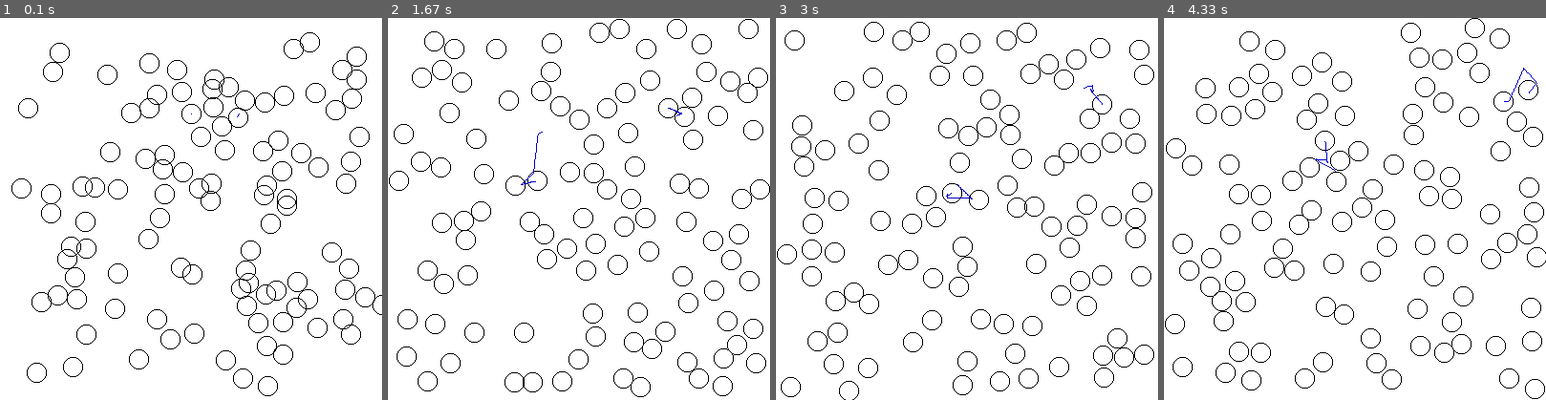
Above: before the commit, frames 1-4 (left to right).
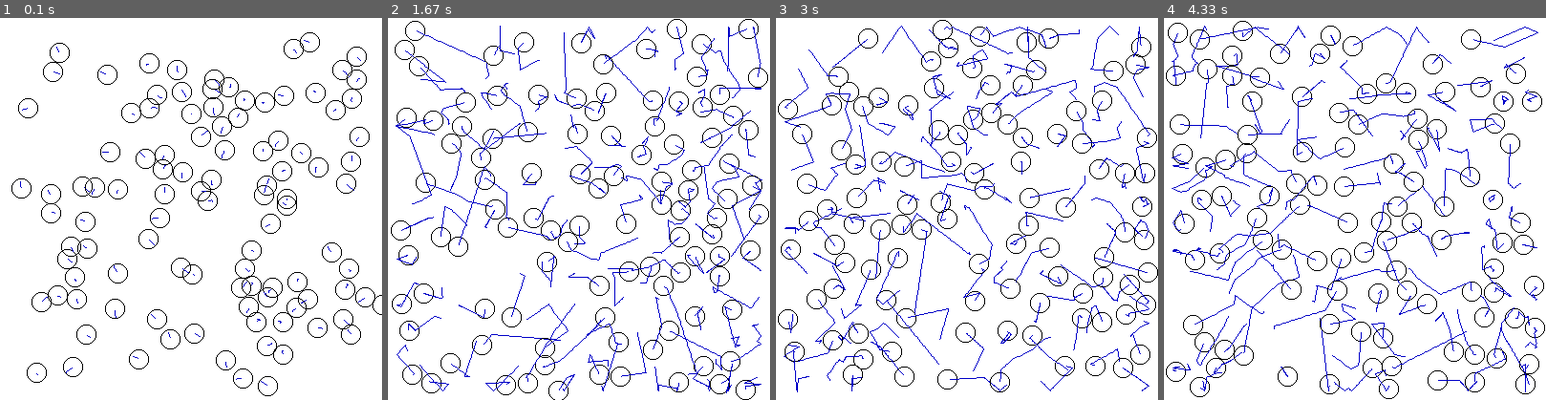
Above: after the commit, the same moments.

Repository: FinleyDavies/Pygame-Engine
Game: pygame game, started from rigidbodies.py
Same seed, same stepped clock (60 frames per second), same inputs: the game is played once before the commit and once after it.
Inputs:
- Up to frame 1 (0.1 s): no input
- Up to frame 2 (1.67 s): no input
- Up to frame 3 (3 s): no input
- Up to frame 4 (4.33 s): no input

The runs differ from the first frame. In frame 1, 1.0% of the frame differs, in the area x 5-96%, y 5-97%; in frame 2, 9.8%; in frame 3, 10%; in frame 4, 10%, in the area x 0-100%, y 0-100%.

Commit message:
using numpy to generate normal maps of spheres

Diff:
--- a/rigidbodies.py
+++ b/rigidbodies.py
@@ -7,6 +7,11 @@
 from random import randint
 
 pygame.init()
+
+# todo use numpy or opengl to transform the screen, 74% of the draw function is spent transforming
+#  (transforming per point is inefficient)
+# todo cache get_bounding_rect operation in broad phase collision detection
+# todo use numpy to vectorise integration operations over all objects?
 
 
 class Circle:
@@ -145,7 +150,7 @@
         for circle in circles:
             circle.draw()
             circle.update()
-            # circle.draw_trail()
+            circle.draw_trail()
         circles[0].draw_trail()
         circles[1].draw_trail()
         # print(circles[0].velocity)
--- a/test1.py
+++ b/test1.py
@@ -2,9 +2,6 @@
 from vector import Vector, VectorSpace
 from math import sin, cos, pi
 from random import randint as ran
-
-import logging
-logging.log
 
 
 class Hovercraft:
